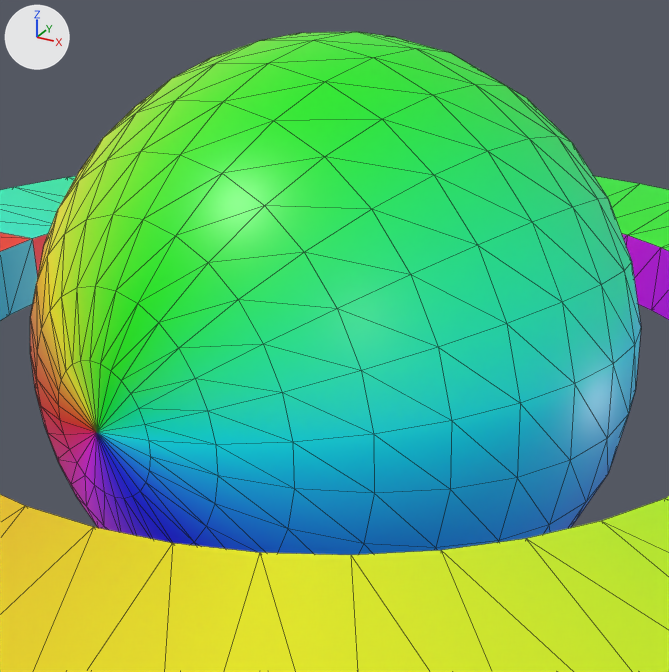
A saved change to the glTF model assets/toy/item-6-11.glb.
Before and after are seen from a 50 mm lens placed at (0.423, -0.771, 0.385), pointed at (-0.001, -0.001, 0.0). Every picture has the same lights, and +X, +Y and +Z are marked at upper left. The older version comes first. Both versions are drawn at frame 38 of the action 'spin'; the numbers are the values there. Mesh edges are drawn as thin lines.

Names of what the first picture shows: 'planet', 'plat'.
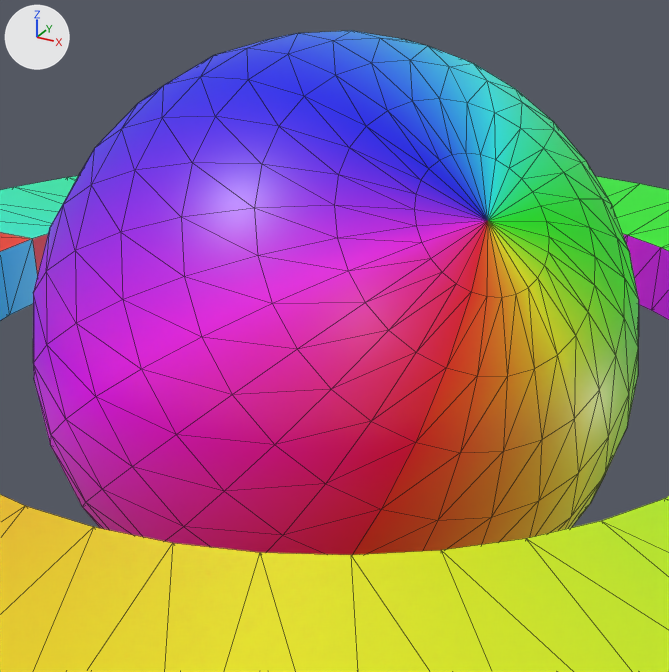
Location of each change, (x1, y1, x2, y2) in pixels of the pictures (669 x 672 px):
'planet', turned: before (30, 32, 641, 555); after (33, 30, 639, 555)

Edits to the bpy script that builds the scene:
```text
Change ob_planet:
    ob_planet.rotation_euler: (-1.628, -0.187, -0.177) -> (0.601, -0.728, 1.776)  # degrees (-93, -11, -10) -> degrees (34, -42, 102)
```
